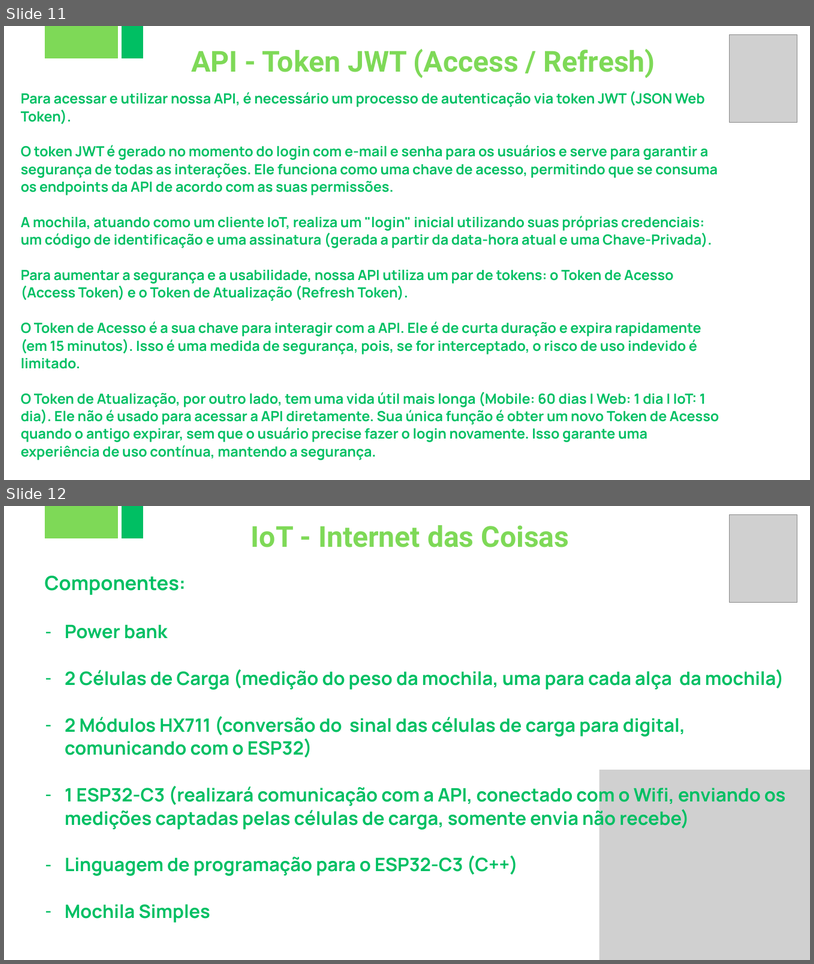
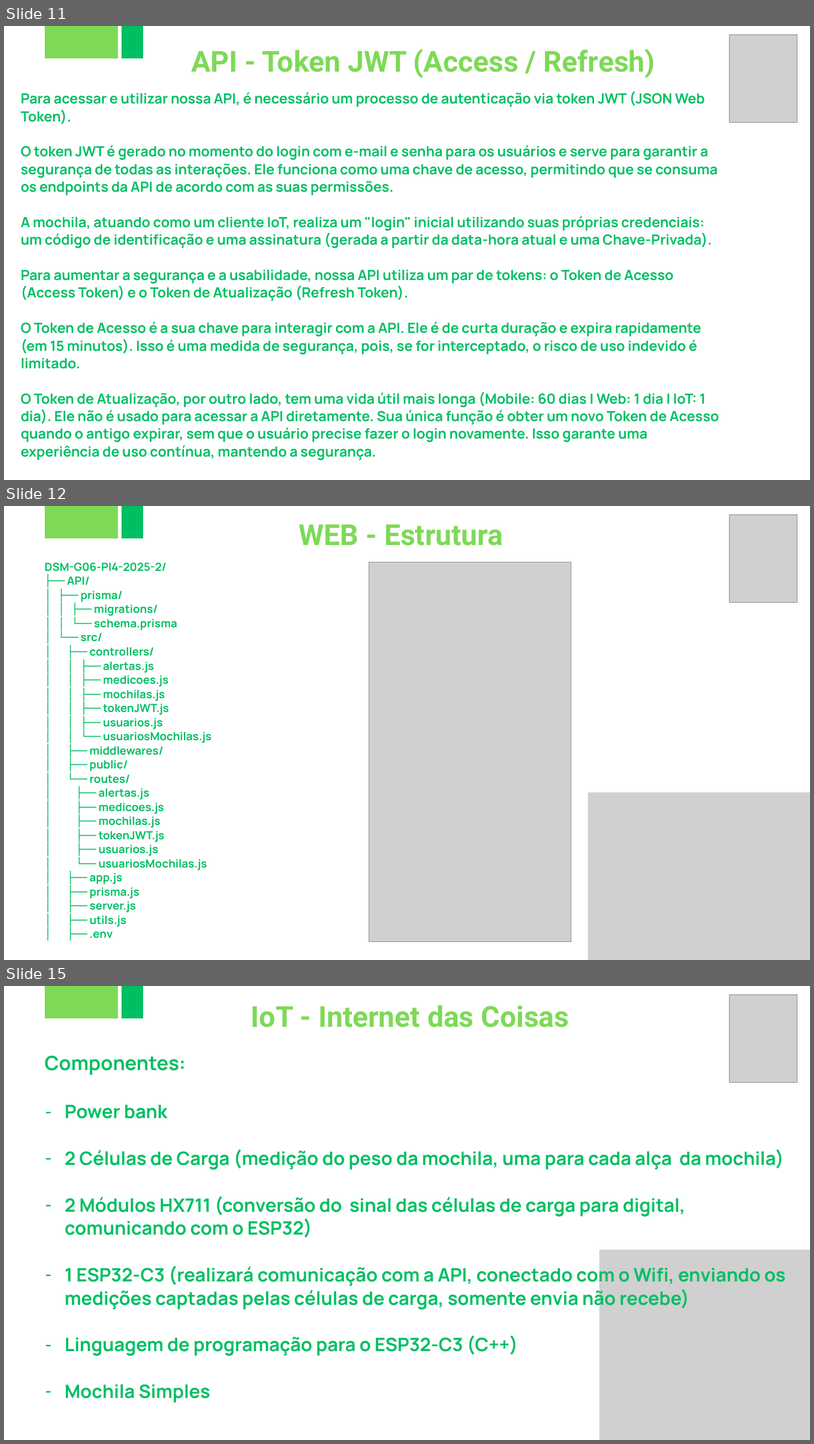
Before and after one commit to FatecFranca/DSM-G06-PI4-2025-2, a slide deck: 2-Apresentação-PI-4-Semestre.pptx. Shown one above the other, each under a label of ours: slides 11 and 12 before the commit, slides 11, 12 and 15 after it; the slides between them are not shown. The pictures are 814x964 and 814x1444 pixels, drawn with LibreOffice and Linux fonts; fonts in the diff are those of the drawing; grey boxes stand for pictures. Boxes give left, top, right and bottom in pixels: in the first picture for what was removed or moved away, otherwise in the second. Text is boxed around its words. In the diff, an @@ line names an element or a change of style, - is before the commit and + after.

```diff
--- a/2-Apresentação-PI-4-Semestre.pptx
+++ b/2-Apresentação-PI-4-Semestre.pptx
@@ slide 12 added at box(4, 506, 810, 960), background #FFFFFF @@
@@ freeform shape added at box(45, 506, 118, 538), fill #7ED957 @@
@@ freeform shape added at box(122, 506, 143, 538), fill #00BF63 @@
@@ picture added at box(730, 515, 797, 603) @@
@@ text added at box(299, 525, 503, 546), 51.6 pt, text #7ED957, bold @@
+WEB - Estrutura
@@ text added at box(45, 562, 212, 938), 20 pt, text #00BF63, bold @@
+DSM-G06-PI4-2025-2/
+├── API/
+│ ├── prisma/
+│ │ ├── migrations/
+│ │ └── schema.prisma
+│ └── src/
+│ ├── controllers/
+│ │ ├── alertas.js
+│ │ ├── medicoes.js
+│ │ ├── mochilas.js
+│ │ ├── tokenJWT.js
+│ │ ├── usuarios.js
+│ │ └── usuariosMochilas.js
+│ ├── middlewares/
+│ ├── public/
+│ └── routes/
+│ ├── alertas.js
+│ ├── medicoes.js
+│ ├── mochilas.js
+│ ├── tokenJWT.js
+│ ├── usuarios.js
+│ └── usuariosMochilas.js
+│ ├── app.js
+│ ├── prisma.js
+│ ├── server.js
+│ ├── utils.js
+│ ├── .env
@@ picture added at box(369, 562, 571, 941) @@
@@ picture added at box(588, 792, 810, 960) @@
@@ what was slide 12 is now slide 15 @@
```
Also in this commit, not shown: 3 slides changed, 2 other slides added, 5 slides removed, 40 other files.
